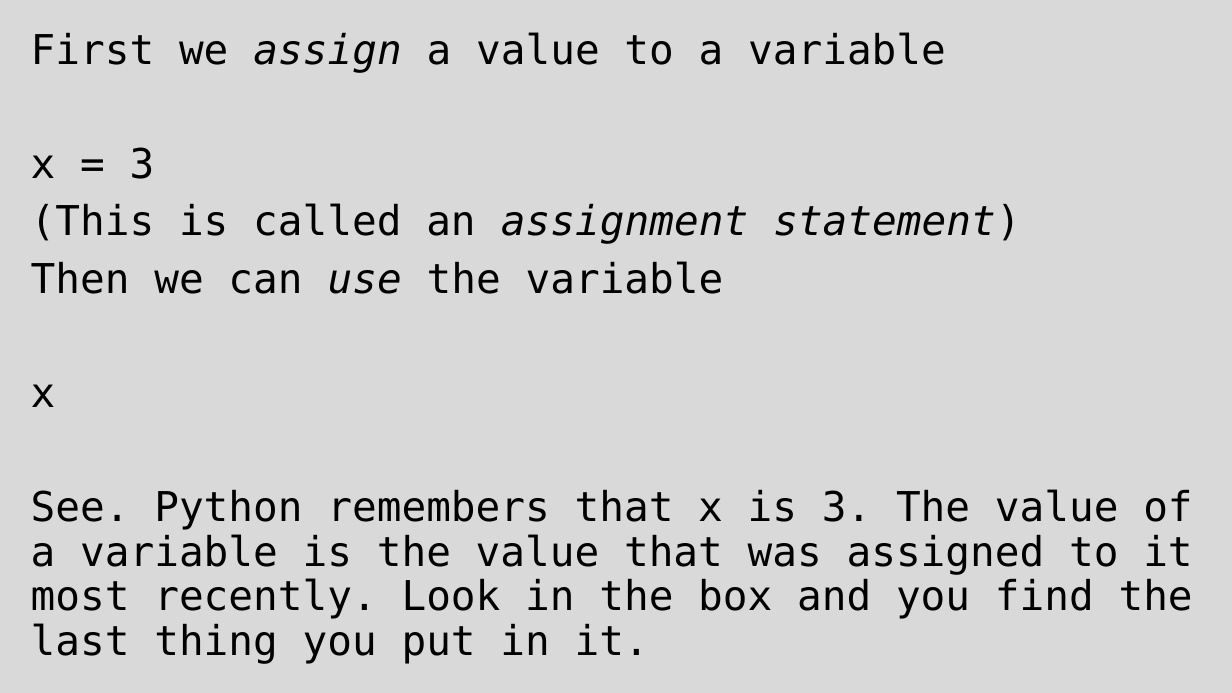
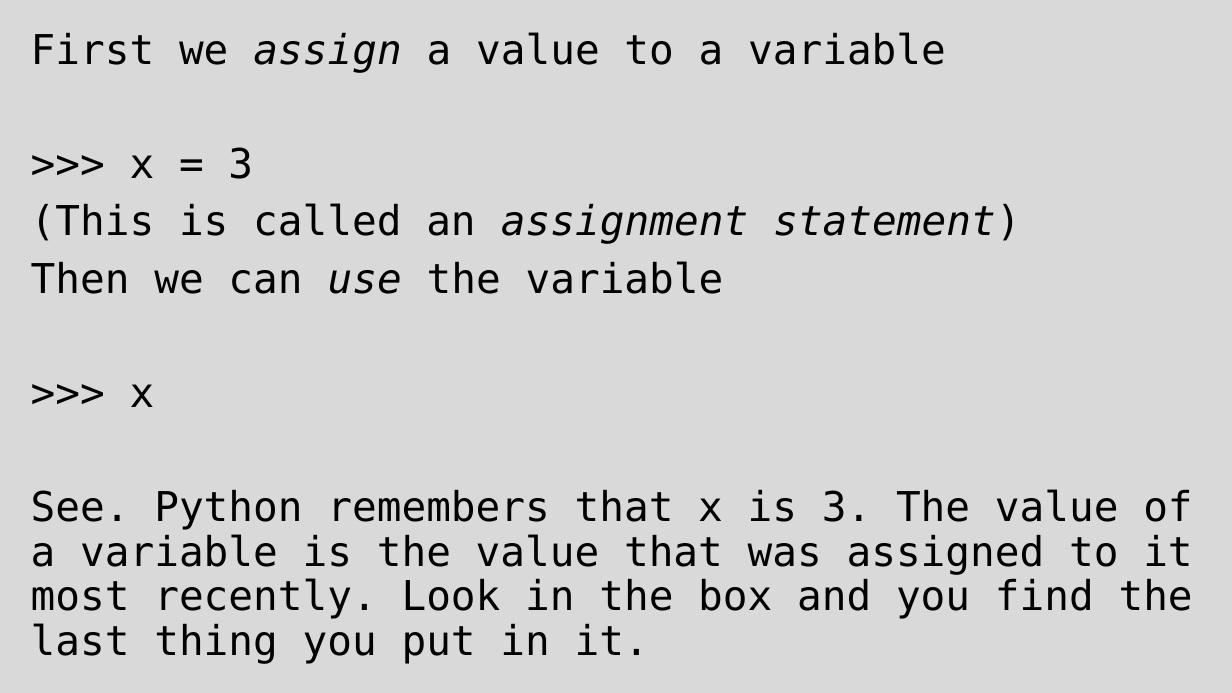
Before and after one commit to grimmelm/ctech404, a slide deck: slide 20 of ctech401/module_2/CTECH401 Module 2 - Variables.pptx. Drawn at 1232x693 pixels with LibreOffice and Linux fonts; fonts in the diff are those of the drawing. Boxes give left, top, right and bottom in pixels: in the first picture for what was removed or moved away, otherwise in the second. Text is boxed around its words. In the diff, an @@ line names an element or a change of style, - is before the commit and + after.

```diff
--- a/ctech401/module_2/CTECH401 Module 2 - Variables.pptx
+++ b/ctech401/module_2/CTECH401 Module 2 - Variables.pptx
@@ text at [130,147,253,179]: text changed @@
-x = 3
+>>> x = 3
@@ text at [130,384,155,407]: text changed @@
-x
+>>> x
```
Also in this commit, not shown: 7 other slides changed, 3 slides added, 2 slides removed, 2 other files.
